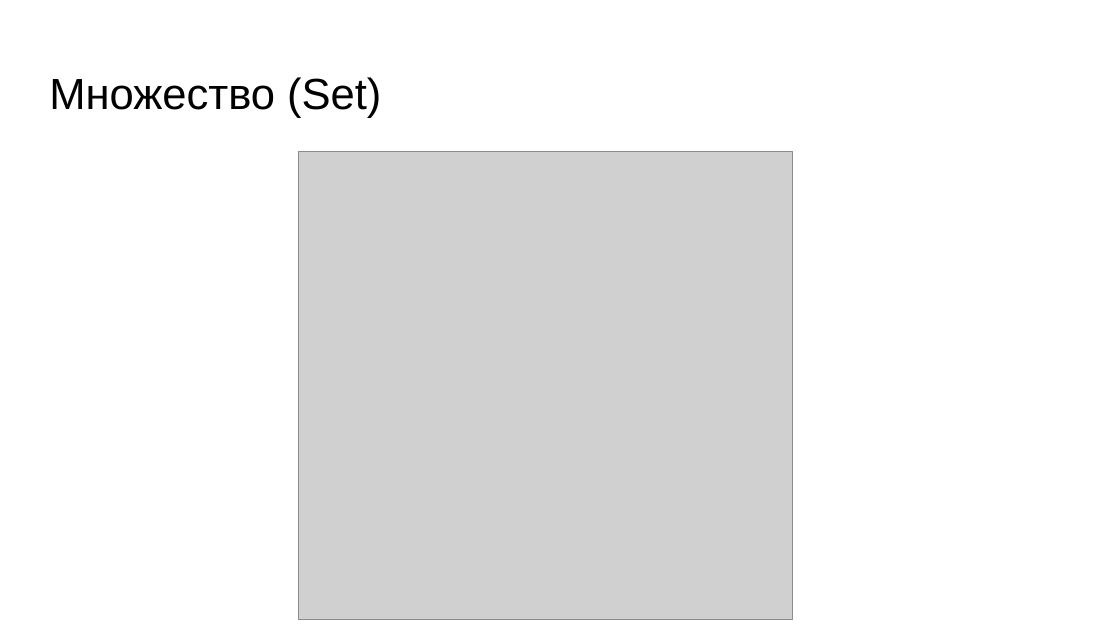
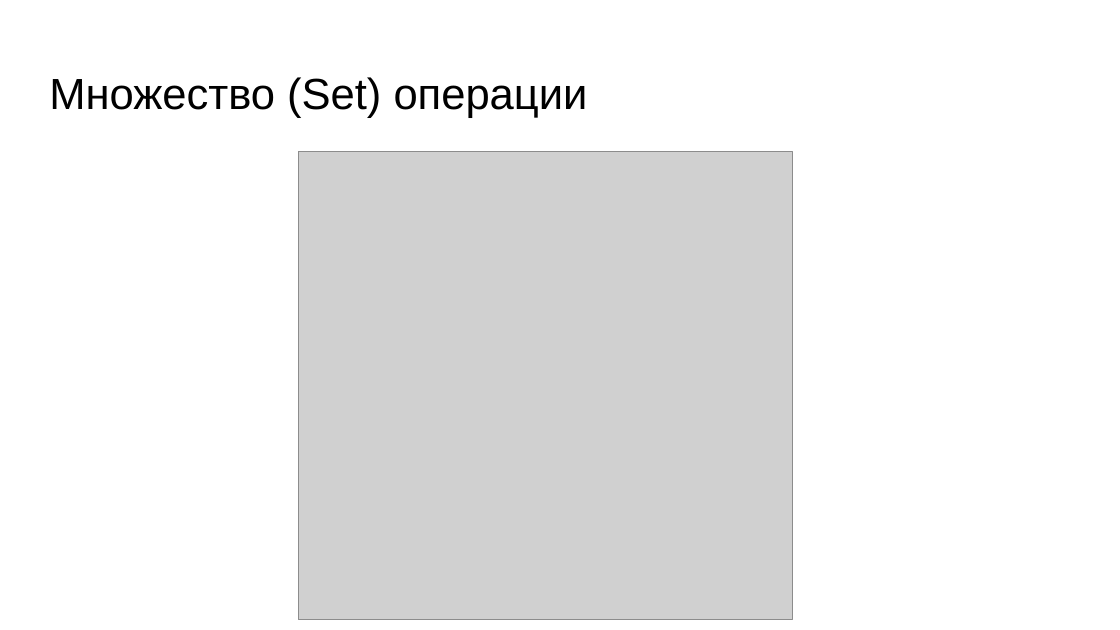
Before and after one commit to skhayrulin/python_course, a slide deck: slide 32 of lecture/Lecture6.pptx (slide 21 before the commit). Drawn at 1120x630 pixels with LibreOffice and Linux fonts; fonts in the diff are those of the drawing; grey boxes stand for pictures. Boxes give left, top, right and bottom in pixels: in the first picture for what was removed or moved away, otherwise in the second. Text is boxed around its words. In the diff, an @@ line names an element or a change of style, - is before the commit and + after.

Commit message:
Upd for lecture 6

```diff
--- a/lecture/Lecture6.pptx
+++ b/lecture/Lecture6.pptx
@@ title at <box>49,77,588,118</box>: text changed @@
-Множество (Set)
+Множество (Set) операции
```
Also in this commit, not shown: 3 other slides changed, 21 slides added, 1 slide removed, 1 other file.
